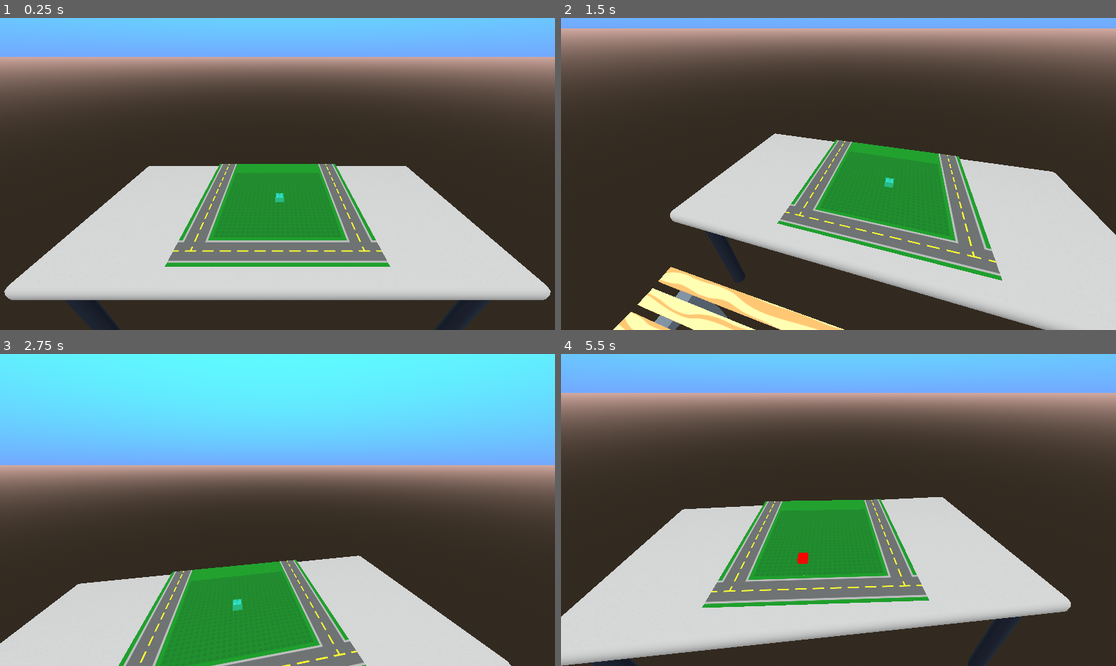
Above: before the commit, frames 1-4 (two rows, left to right).
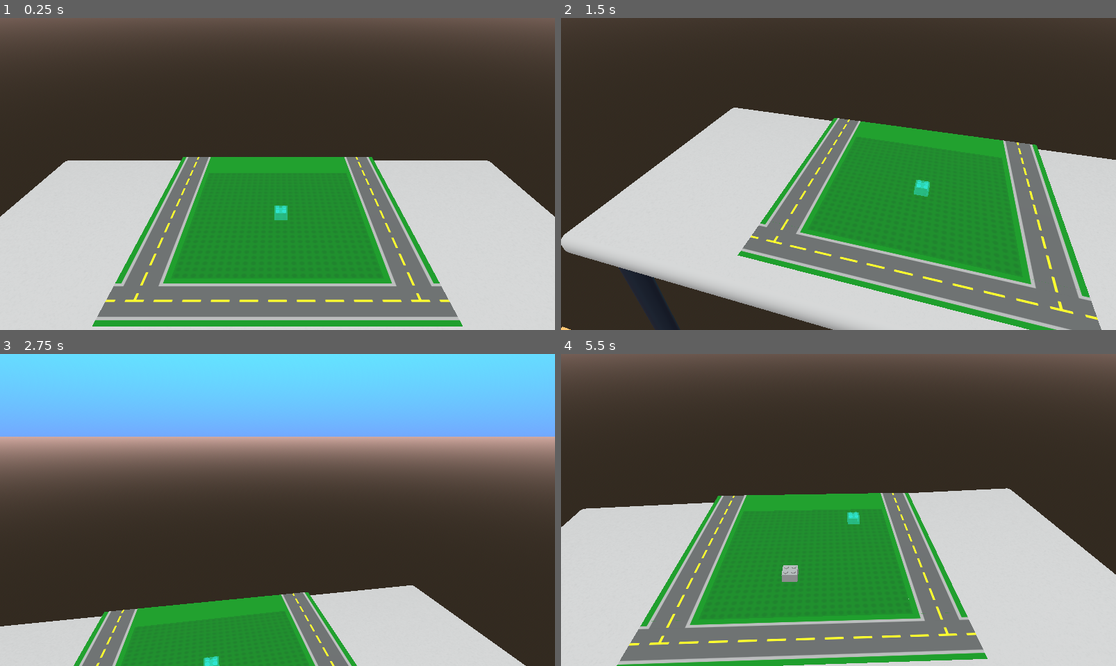
Above: after the commit, the same moments.

Repository: CE-Studio/gmtk2024
Game: Godot game, scene res://Scenes/game.tscn
The game is run twice, just before and just after one commit, with the same random seed, the same clock (stepped at 60 frames per second) and the same inputs.
Inputs (mouse positions are in pixels of both pictures, inside the frame that each line leads up to):
- Up to frame 1 (0.25 s): no input
- Up to frame 2 (1.5 s): tap Enter at 0.5 s; move the mouse to (960, 158) at 0.52 s; hold Up 0.53-1.25 s; hold Right mouse button (game_break) 0.53-1.25 s; click (960, 158) at 0.67 s; drag from (727, 189) to (810, 236) at 1.27 s
- Up to frame 3 (2.75 s): move the mouse to (333, 441) at 2.02 s; hold Up from 2.03 s (still down); hold Mouse wheel down (game_brick_cw) from 2.03 s (still down)
- Up to frame 4 (5.5 s): release Up at 2.75 s; release Mouse wheel down (game_brick_cw) at 2.75 s; drag from (810, 572) to (672, 463) at 2.77 s; move the mouse to (1005, 556) at 3.52 s; hold Down 3.53-4.25 s; tap D (game_rotate_ccw) at 3.6 s; drag from (672, 463) to (755, 432) at 4.27 s; move the mouse to (866, 510) at 5.02 s; hold Down from 5.03 s (still down); tap Enter at 5.1 s; click (866, 510) at 5.17 s

The runs differ from the first frame. In frame 1, 62% of the frame differs, in the area x 0-100%, y 0-100%; in frame 2, 61%; in frame 3, 49%; in frame 4, 62%.

Commit message:
Game camera now at 50 FOV

Diff:
--- a/Scenes/game.tscn
+++ b/Scenes/game.tscn
@@ -268,6 +268,7 @@
 
 [node name="Camera3D" type="Camera3D" parent="."]
 transform = Transform3D(1, 0, 0, 0, 0.866025, 0.5, 0, -0.5, 0.866025, 0, 1.5, 2)
+fov = 50.0
 script = ExtResource("1_lhxop")
 
 [node name="DirectionalLight3D" type="DirectionalLight3D" parent="."]
